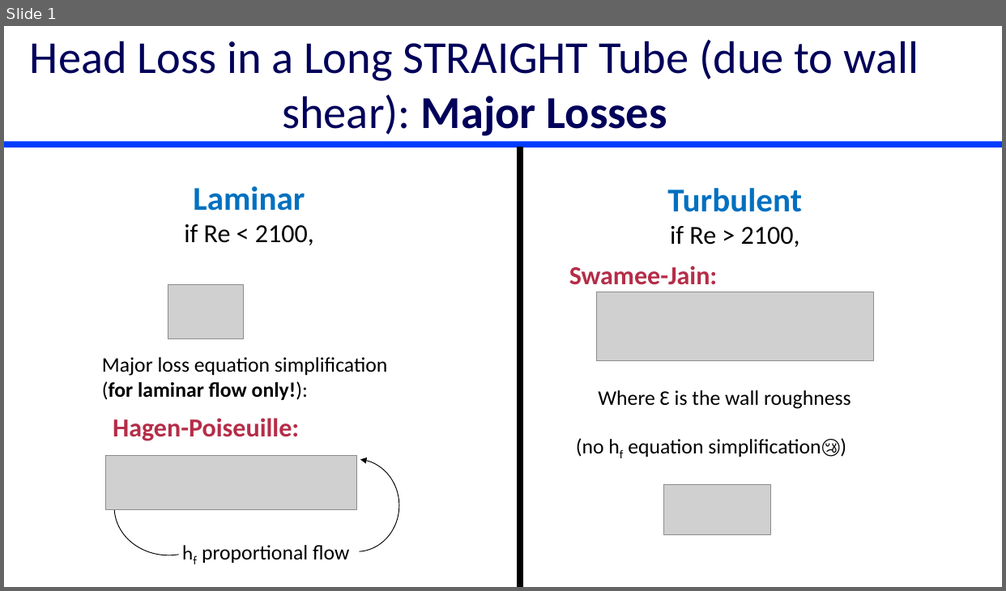
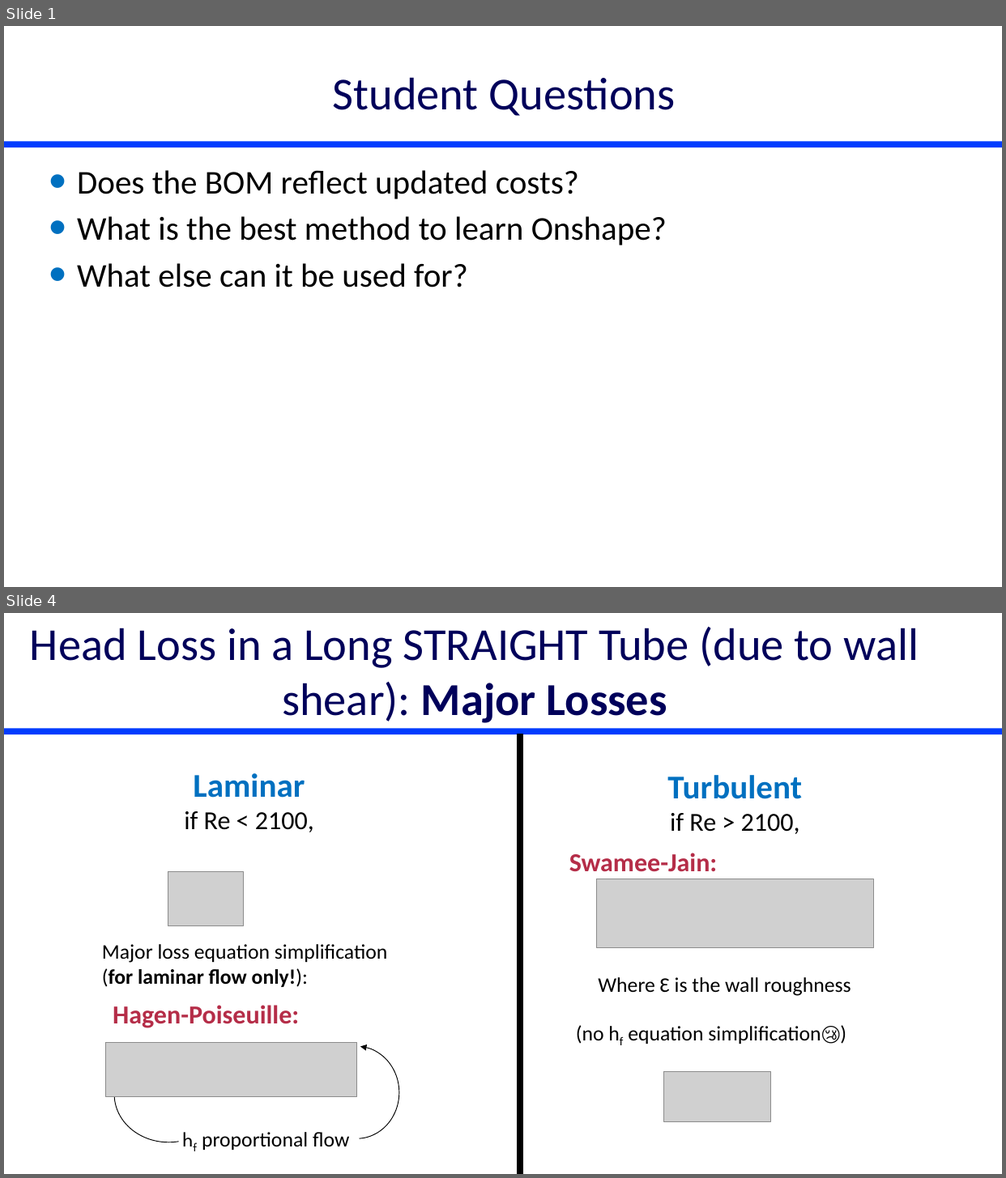
Before and after one commit to monroews/CEE4520Lectures, a slide deck: Discussions/Head Loss.pptx. Shown one above the other, each under a label of ours: slide 1 before the commit, slides 1 and 4 after it; the slides between them are not shown. The pictures are 1006x591 and 1006x1178 pixels, drawn with LibreOffice and Linux fonts; fonts in the diff are those of the drawing; grey boxes stand for pictures. Boxes give left, top, right and bottom in pixels: in the first picture for what was removed or moved away, otherwise in the second. Text is boxed around its words. In the diff, an @@ line names an element or a change of style, - is before the commit and + after.

```diff
--- a/Discussions/Head Loss.pptx
+++ b/Discussions/Head Loss.pptx
@@ slide 1 added at bbox=[4, 26, 1002, 587], background #FFFFFF; not listed: 1 template element that a slide beside it also shows @@
@@ title added at bbox=[333, 77, 675, 116], 44 pt, text #00005A @@
+Student Questions
@@ text added at bbox=[77, 170, 667, 288], 32 pt, text #000000 @@
+• Does the BOM reflect updated costs?
+• What is the best method to learn Onshape?
+• What else can it be used for?
@@ what was slide 1 is now slide 4 @@
```
Also in this commit, not shown: 2 slides changed, 2 other slides added, 8 other files.
